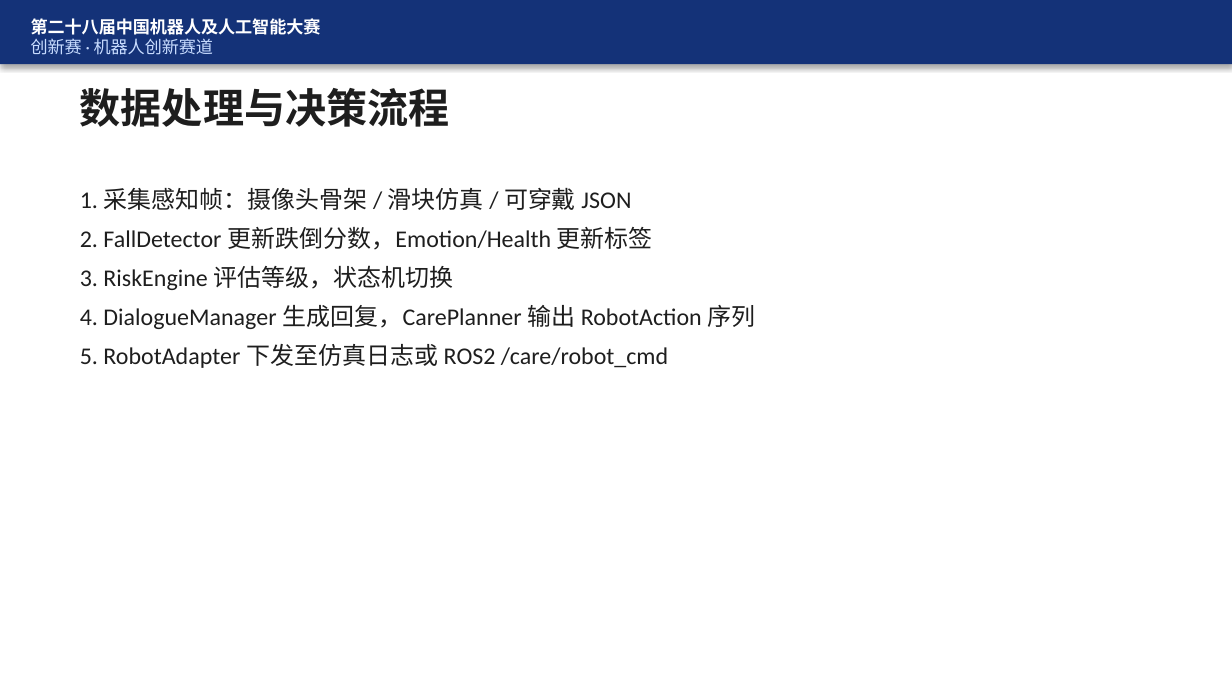
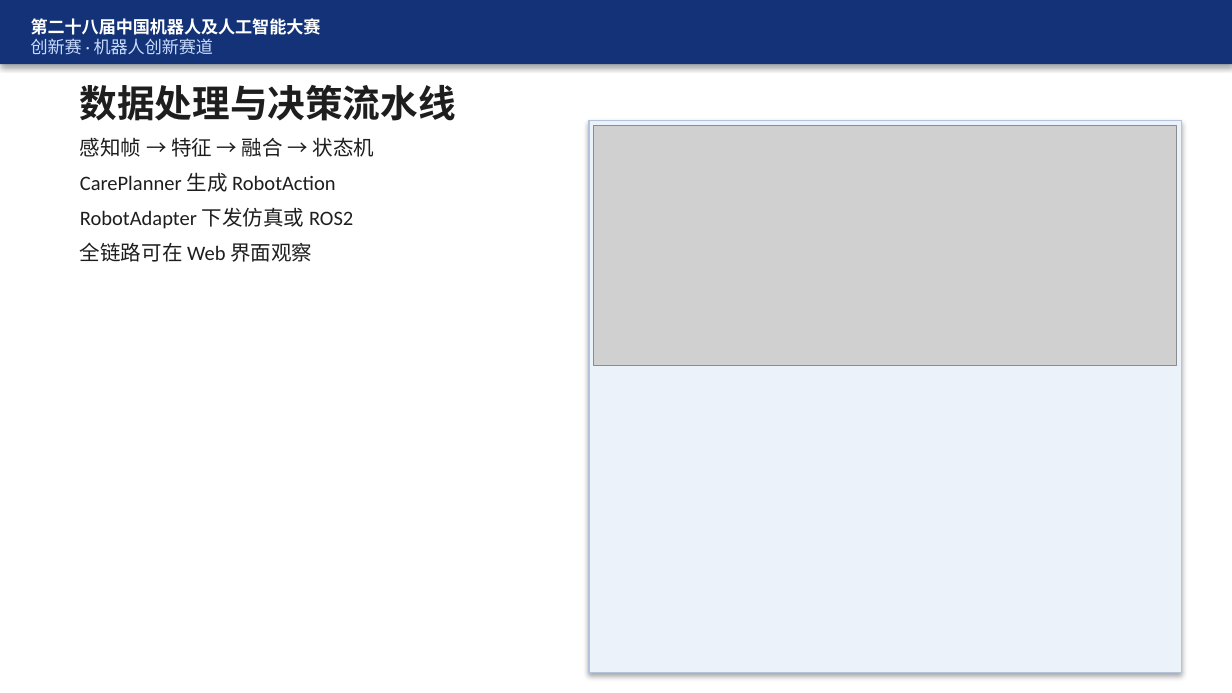
Before and after one commit to FBB123571/ElderCare-Humanoid-Platform, a slide deck: slide 14 of docs/答辩_CareCompanion.pptx (slide 13 before the commit). Drawn at 1232x693 pixels with LibreOffice and Linux fonts; fonts in the diff are those of the drawing; grey boxes stand for pictures. Boxes give left, top, right and bottom in pixels: in the first picture for what was removed or moved away, otherwise in the second. Text is boxed around its words. In the diff, an @@ line names an element or a change of style, - is before the commit and + after.

```diff
--- a/docs/答辩_CareCompanion.pptx
+++ b/docs/答辩_CareCompanion.pptx
@@ text at box(80, 85, 456, 121): text changed; size 24 to 22 pt @@
-数据处理与决策流程
+数据处理与决策流水线
@@ text at box(80, 137, 375, 262): text changed; size 14 to 12 pt @@
-1. 采集感知帧：摄像头骨架 / 滑块仿真 / 可穿戴 JSON
-2. FallDetector 更新跌倒分数，Emotion/Health 更新标签
-3. RiskEngine 评估等级，状态机切换
-4. DialogueManager 生成回复，CarePlanner 输出 RobotAction 序列
-5. RobotAdapter 下发至仿真日志或 ROS2 /care/robot_cmd
+感知帧 → 特征 → 融合 → 状态机
+CarePlanner 生成 RobotAction
+RobotAdapter 下发仿真或 ROS2
+全链路可在 Web 界面观察
@@ rectangle added at box(589, 121, 1181, 673), fill #EBF2FA, outline #B4C3DC 0.75 pt @@
@@ picture added at box(594, 126, 1177, 366) @@
```
Also in this commit, not shown: 20 other slides changed, 4 slides added, 2 slides removed, 16 other files.
